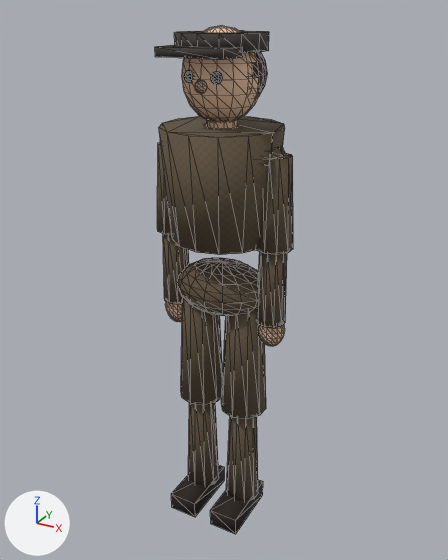
An edit to the glTF model gra-fabryka/godot/assets/models/sim_chlopiec.glb, drawn before and after from the same camera.
Rendered twice from a 50 mm camera at (0.716, -1.292, 1.363) aimed at (-0.006, 0.019, 0.708). Every picture has the same lights, and +X, +Y and +Z are marked at lower left. The first picture is the older version. Mesh edges are drawn as thin lines. Vertices at exactly the same position are counted once.

The scene before the commit, as lines of its bpy script (objects in view):
```python
me_sphere_025 = bpy.data.meshes.new('Sphere.025')
me_sphere_025.from_pydata(...)  # 1262 vertices, 2432 faces; spans x -0.187..0.187, y -0.149..0.149, z 0.0..1.327
# faces by material slot: [916, 24, 980, 160, 288, 64]
me_sphere_025.materials.append(mat_m_ubranie_chlopiec)  # picture img_tex_ubranie_chlopiec
me_sphere_025.materials.append(mat_m_buty)  # black #1e1007
me_sphere_025.materials.append(mat_m_skora_dziecko)  # beige #ebc3a5
me_sphere_025.materials.append(mat_m_oko)  # black #0d0d13
me_sphere_025.materials.append(mat_m_wlosy_ciemne)  # brown #351e10
me_sphere_025.materials.append(mat_m_czapka)  # dark grey #3b3530
ob_sim_chlopiec = bpy.data.objects.new('sim_chlopiec', me_sphere_025)
ob_sim_chlopiec.location = (0.0, 0.0, 0.0)
```
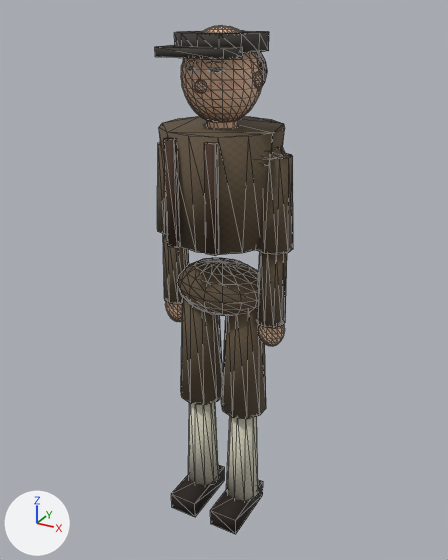
The edits, one by one:
Picture 'tex_twarz_sim_chlopiec' (img_tex_twarz_sim_chlopiec) is new.
Picture 'tex_koszula' (img_tex_koszula) is new.
Material 'M_twarz_sim_chlopiec' (mat_m_twarz_sim_chlopiec) is new.
Its texture is img_tex_twarz_sim_chlopiec.
Its roughness is 0.65.
Material 'M_szelki' (mat_m_szelki) is new.
Its base color is (0.0516, 0.023, 0.00942) (brown #402a18).
Its roughness is 0.8.
Material 'M_koszula' (mat_m_koszula) is new.
Its texture is img_tex_koszula.
Its roughness is 0.8.
me_sphere_025 is used by ob_sim_chlopiec; location (0.0, 0.0, 0.0).
me_sphere_025 had 1262 vertices, 2432 faces and spanned x -0.187..0.187, y -0.149..0.149, z 0.0..1.327.
me_sphere_025 now has 1494 vertices, 2888 faces and spans x -0.187..0.187, y -0.149..0.149, z 0.0..1.327.
me_sphere_025 part 1: a new loose piece, a box spanning x -0.065..-0.039, y -0.149..-0.134, z 0.847..1.099, in mat_m_szelki (brown #402a18).
me_sphere_025 part 2: a new loose piece, a box spanning x 0.039..0.065, y -0.149..-0.134, z 0.847..1.099, in mat_m_szelki (brown #402a18).
me_sphere_025 part 3: a new loose piece, an icosphere of 80 faces spanning x 0.081..0.099, y -0.015..0.015, z 1.198..1.235, in mat_m_skora_dziecko (beige #ebc3a5).
me_sphere_025 part 4: a new loose piece, a UV sphere (16 segments, 10 rings, poles along z) spanning x -0.095..0.095, y -0.072..0.108, z 1.155..1.306, in mat_m_wlosy_ciemne (brown #351e10).
me_sphere_025 part 5: the loose piece of 42 vertices spanning x -0.047..-0.02, y -0.098..-0.071, z 1.212..1.239 is deleted.
me_sphere_025 part 6: the loose piece of 42 vertices spanning x 0.02..0.047, y -0.098..-0.071, z 1.212..1.239 is deleted.
me_sphere_025 part 7: 282 vertices removed from x -0.096..0.096, y -0.092..0.111, z 1.121..1.322; 352 vertices added at x -0.09..0.09, y -0.095..0.095, z 1.117..1.325.
me_sphere_025 part 8: 72 faces spanning x -0.113..0.113, y -0.048..0.048, z 0.045..0.349 switch from mat_m_ubranie_chlopiec (picture img_tex_ubranie_chlopiec) to mat_m_koszula (picture img_tex_koszula).
Other edits to the shape of me_sphere_025 do not show in these pictures.
me_sphere_025 no longer uses material mat_m_oko (black #0d0d13).
me_sphere_025 gains material mat_m_szelki (brown #402a18).
me_sphere_025 gains material mat_m_twarz_sim_chlopiec (picture img_tex_twarz_sim_chlopiec).

Location of each change, [x1, y1, x2, y2] in pixels of the pictures (448 x 560 px; the box of a moved part takes in the faces that stretch with it):
part 1 of me_sphere_025, added: after [164, 137, 180, 248]
part 2 of me_sphere_025, added: after [204, 142, 219, 256]
part 3 of me_sphere_025, added: after [255, 71, 263, 89]
part 4 of me_sphere_025, added (mostly hidden): after [257, 52, 267, 88]
part 5 of me_sphere_025, deleted: before [184, 70, 192, 82]
part 6 of me_sphere_025, deleted: before [211, 72, 222, 84]
part 7 of me_sphere_025, moved or reshaped: before [182, 26, 267, 122]; after [181, 26, 262, 123]
part 8 of me_sphere_025, recoloured (lighter): [188, 402, 258, 501] in both
